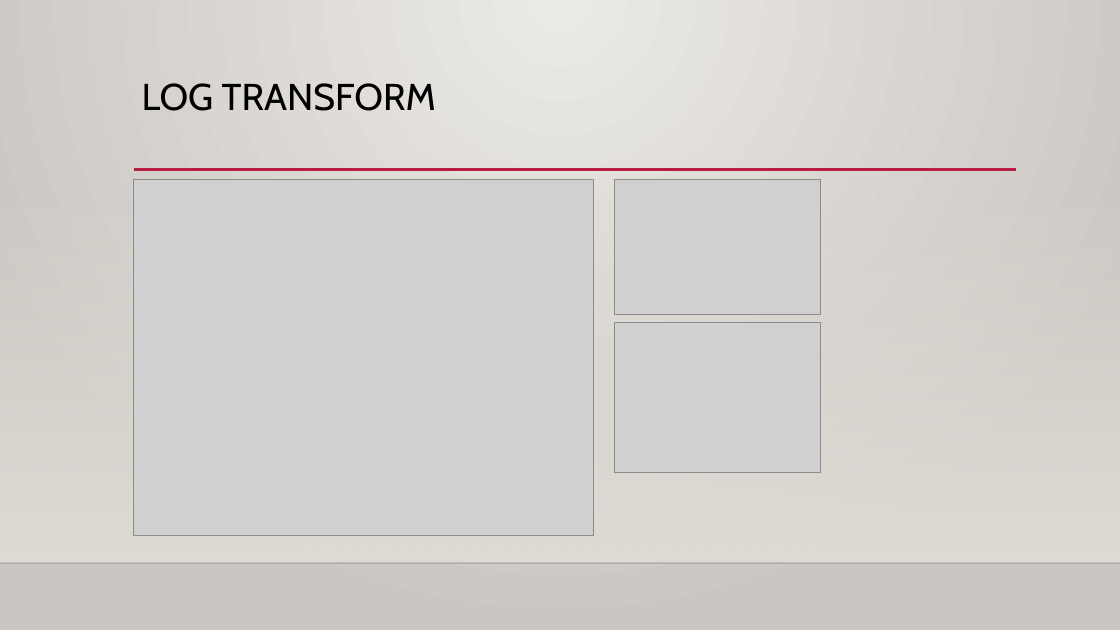
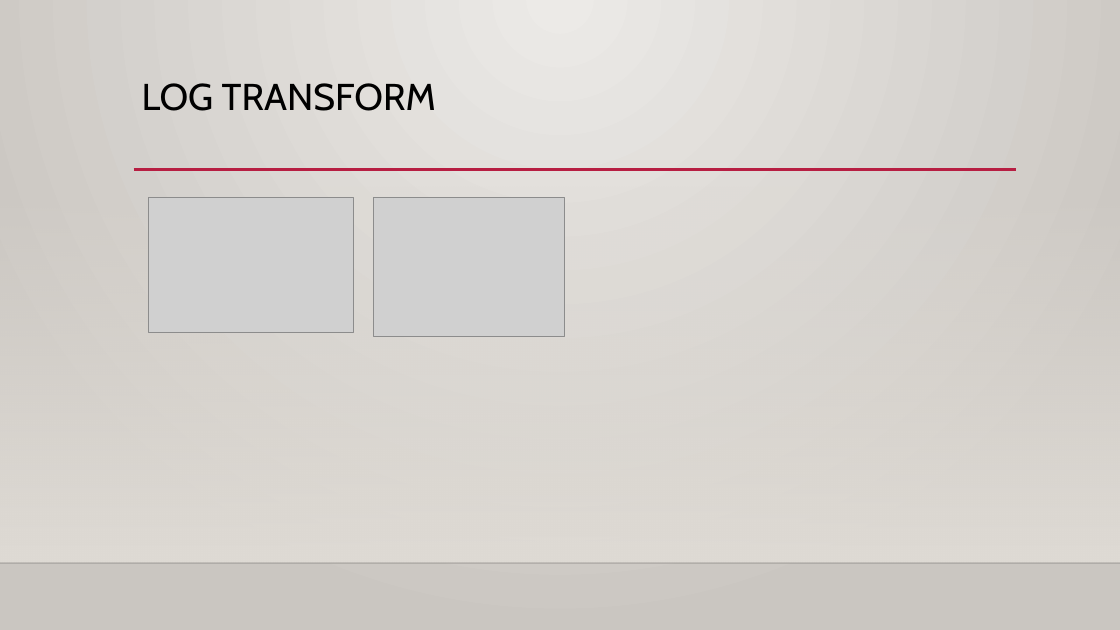
Before and after one commit to ShonTM/MSDS6306CaseStudy2, a slide deck: slide 6 of Violent crimes Per Population & communities.pptx (slide 10 before the commit). Drawn at 1120x630 pixels with LibreOffice and Linux fonts; fonts in the diff are those of the drawing; grey boxes stand for pictures; background and template pictures are left out. Boxes give left, top, right and bottom in pixels: in the first picture for what was removed or moved away, otherwise in the second. Text is boxed around its words. In the diff, an @@ line names an element or a change of style, - is before the commit and + after.

```diff
--- a/Violent crimes Per Population & communities.pptx
+++ b/Violent crimes Per Population & communities.pptx
@@ picture removed at (134,180,594,535) @@
@@ picture: place and size @@
-picture at (615,179,821,314)
+picture at (148,197,354,333)
@@ picture: place and size @@
-picture at (615,323,821,472)
+picture at (373,197,565,337)
```
Also in this commit, not shown: 5 other slides changed, 5 slides added, 4 slides removed, 16 other files.
